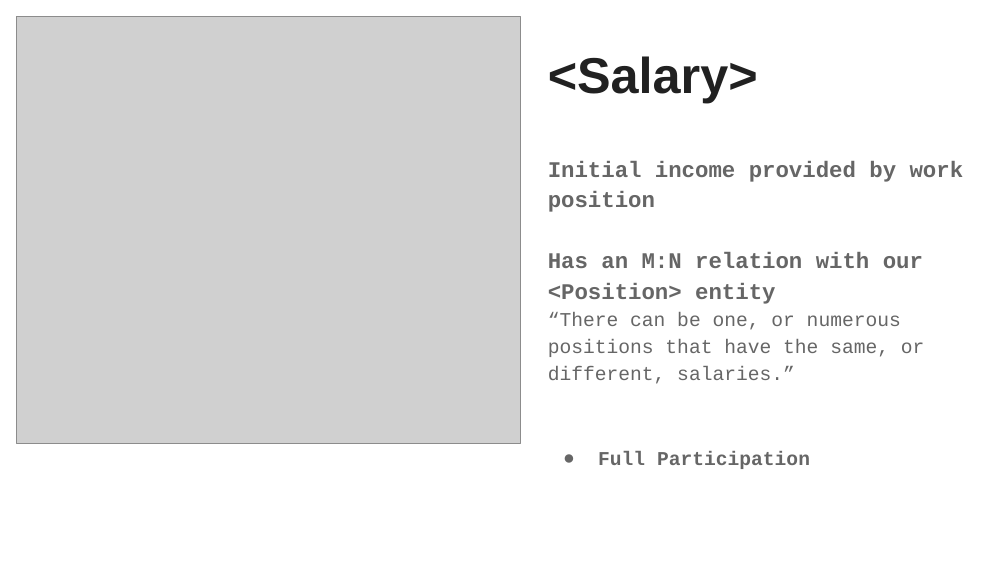
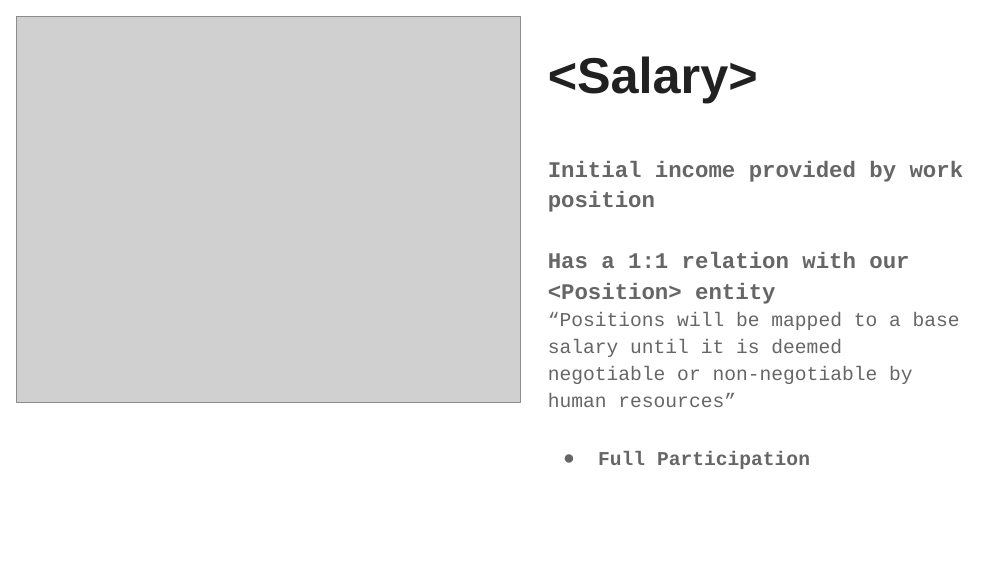
Before and after one commit to oromeo10/SuperUsers, a slide deck: slide 8 of 05 Team/ER Presentation/Team Presentation .pptx (slide 7 before the commit). Drawn at 1008x567 pixels with LibreOffice and Linux fonts; fonts in the diff are those of the drawing; grey boxes stand for pictures. Boxes give left, top, right and bottom in pixels: in the first picture for what was removed or moved away, otherwise in the second. Text is boxed around its words. In the diff, an @@ line names an element or a change of style, - is before the commit and + after.

```diff
--- a/05 Team/ER Presentation/Team Presentation .pptx
+++ b/05 Team/ER Presentation/Team Presentation .pptx
@@ picture: place and size @@
-picture at (17, 17, 521, 444)
+picture at (17, 17, 521, 403)
@@ text at (548, 252, 960, 407): text changed @@
-Has an M:N relation with our <Position> entity
-“There can be one, or numerous positions that have the same, or different, salaries.”
+Has a 1:1 relation with our <Position> entity
+“Positions will be mapped to a base salary until it is deemed negotiable or non-negotiable by human resources”
```
Also in this commit, not shown: 6 other slides changed, 4 slides added, 1 slide removed, 2 other files.
